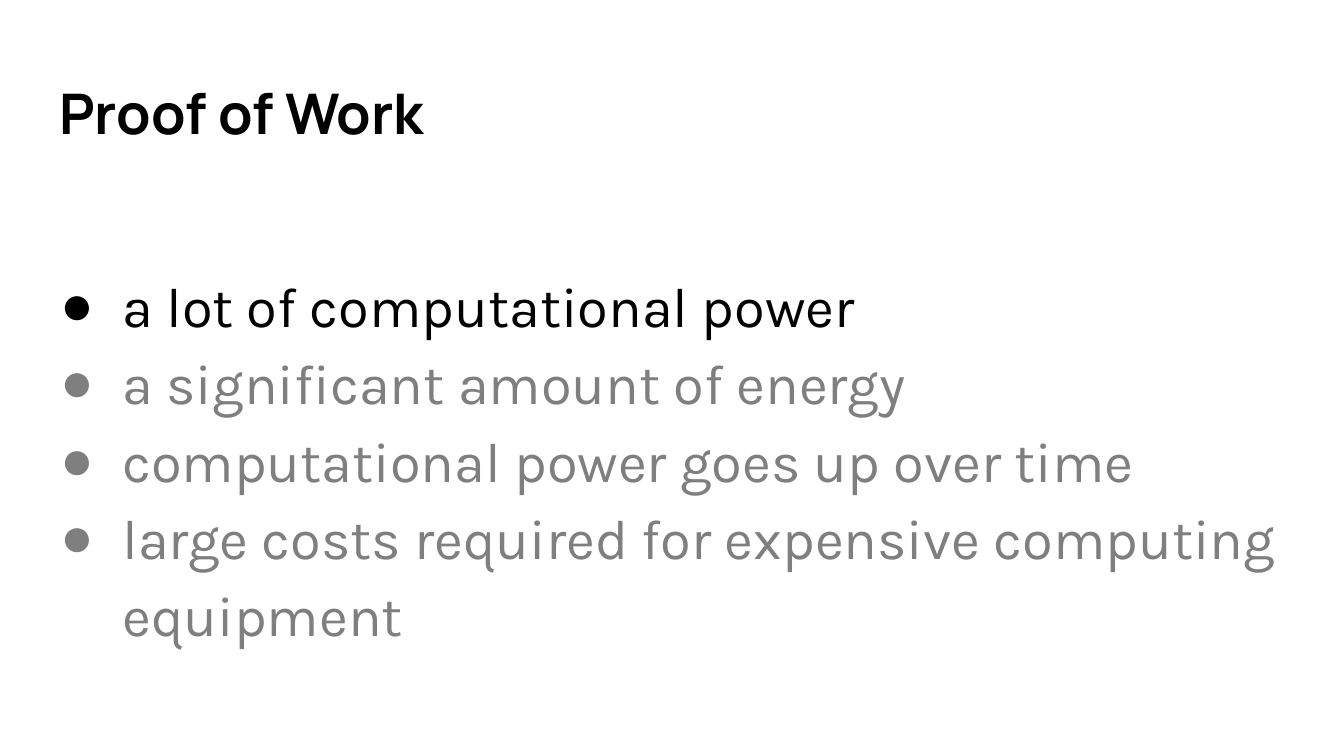
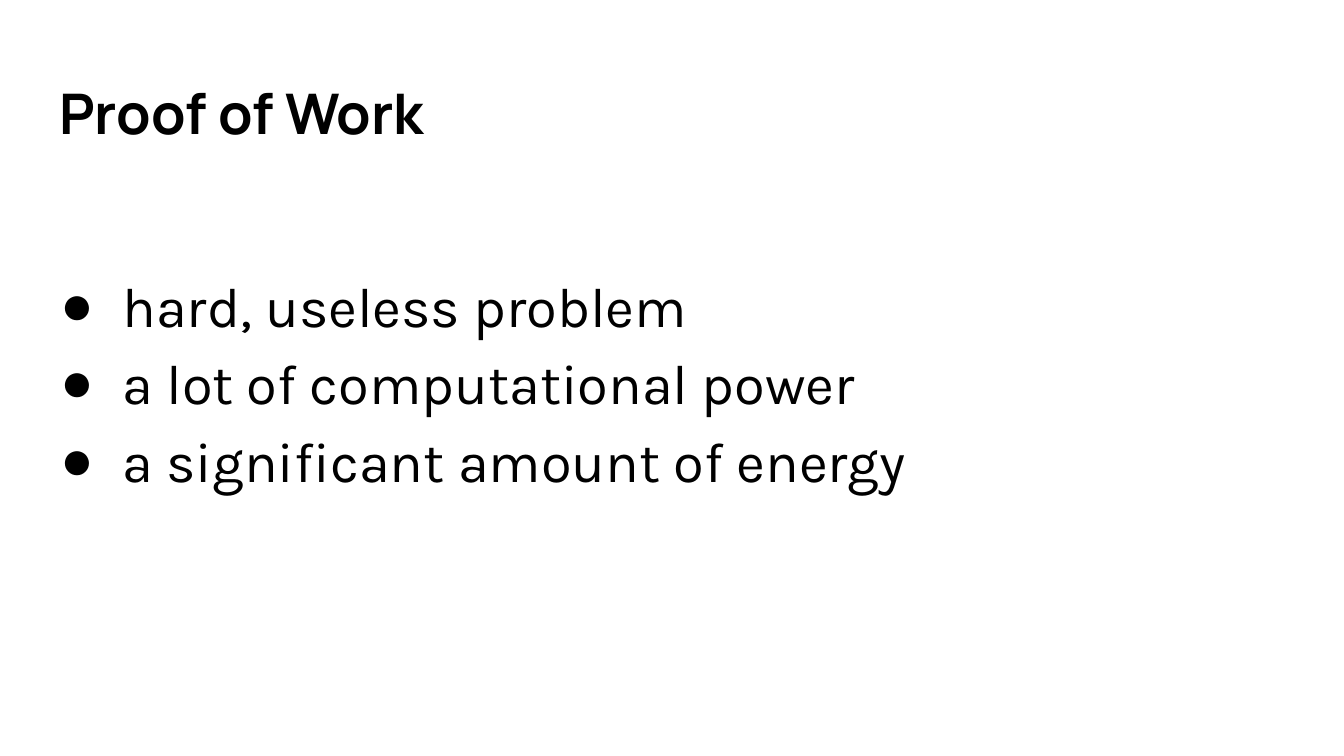
Before and after one commit to ayrat555/talks, a slide deck: slide 8 of mana/Mana.pptx. Drawn at 1344x756 pixels with LibreOffice and Linux fonts; fonts in the diff are those of the drawing. Boxes give left, top, right and bottom in pixels: in the first picture for what was removed or moved away, otherwise in the second. Text is boxed around its words. In the diff, an @@ line names an element or a change of style, - is before the commit and + after.

```diff
--- a/mana/Mana.pptx
+++ b/mana/Mana.pptx
@@ text at bbox=[122, 288, 687, 340]: paragraph added @@
+● hard, useless problem
@@ text at bbox=[122, 443, 1275, 650]: paragraphs removed @@
-● computational power goes up over time
-● large costs required for expensive computing equipment
@@ text at bbox=[122, 443, 906, 495]: text colour #7F7F7F to #000000 in "a significant amount of energy"; bullet colour #7F7F7F to #000000 @@
```
Also in this commit, not shown: 8 other slides changed, 16 slides added, 4 slides removed, 2 other files.
